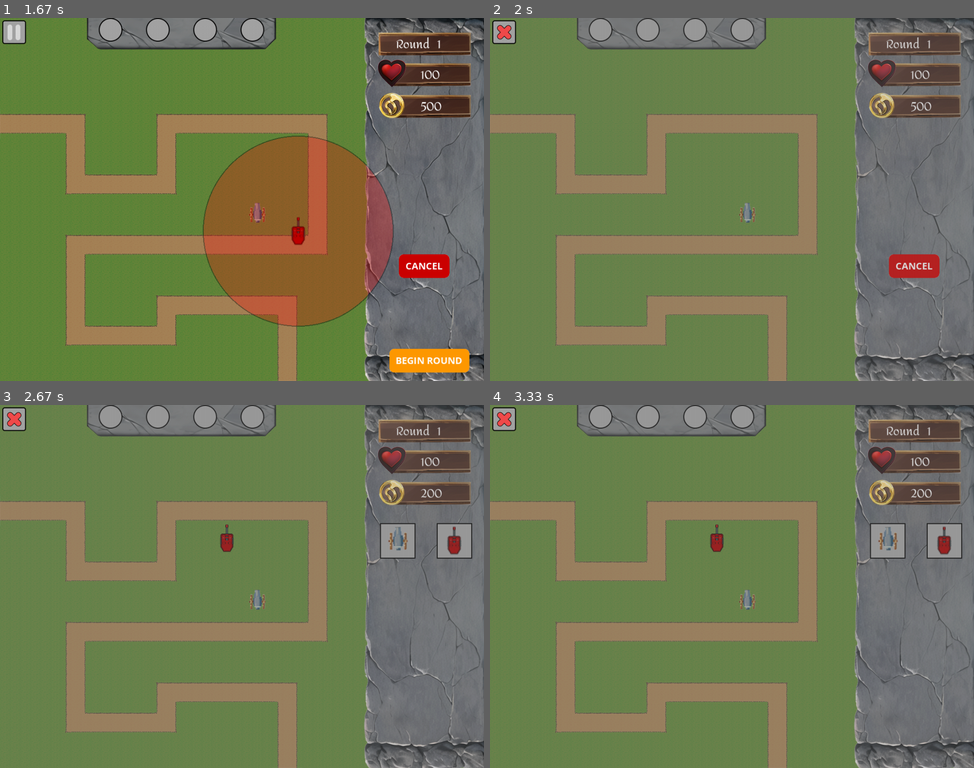
Above: before the commit, frames 1-4 (two rows, left to right).
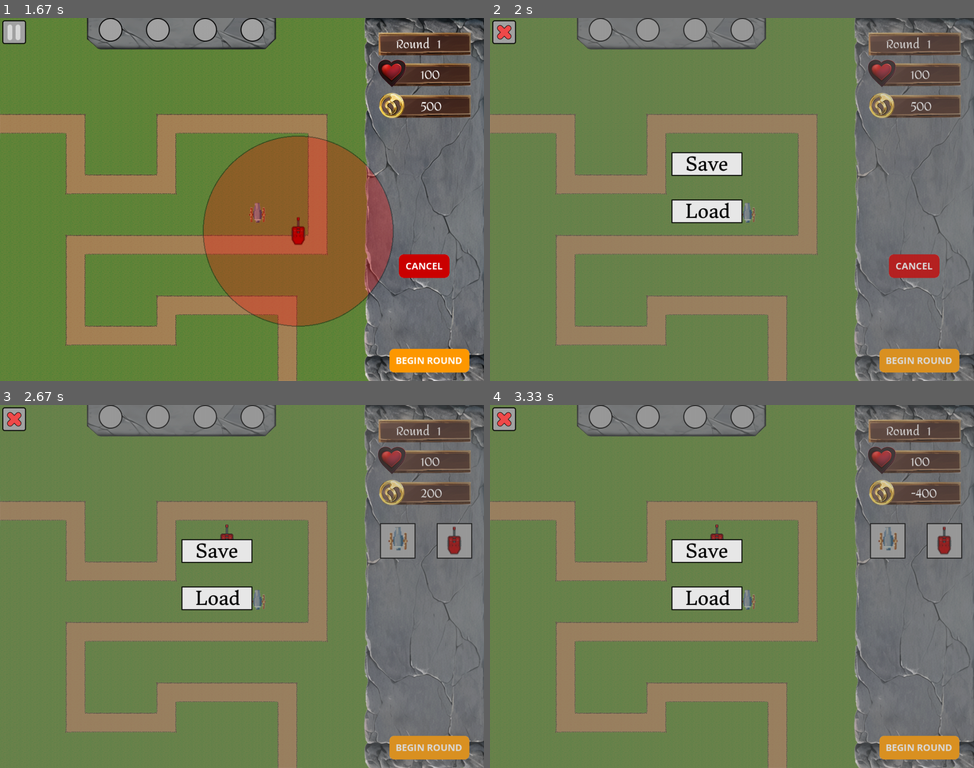
Above: after the commit, the same moments.

Repository: peter5454/PyGame
Game: pygame game, started from main.py
Same seed, same stepped clock (60 frames per second), same inputs: the game is played once before the commit and once after it.
Inputs (mouse positions are in pixels of both pictures, inside the frame that each line leads up to):
- Up to frame 1 (1.67 s): click (396, 152) at 0.38 s; click (246, 224) at 0.72 s; click (454, 152) at 1.05 s; click (300, 232) at 1.38 s
- Up to frame 2 (2 s): click (504, 32) at 1.72 s
- Up to frame 3 (2.67 s): click (217, 550) at 2.22 s
- Up to frame 4 (3.33 s): click (717, 524) at 2.72 s; click (664, 510) at 3.05 s

Frame 1 is identical in both runs. In frame 2, 3.0% of the frame differs, in the area x 37-97%, y 36-98%; in frame 3, 3.0%; in frame 4, 3.1%, in the area x 37-97%, y 23-98%.

Commit message:
need to finish

Diff:
--- /dev/null
+++ b/Saves/save1.csv
@@ -0,0 +1,2 @@
+money,health,level
+650,100,1
--- /dev/null
+++ b/Saves/save1_turrets.csv
@@ -0,0 +1,3 @@
+x,y,upgrade_level,turret_type
+3,3,1,TURRET_CANNON
+3,4,1,TURRET_TURRET
--- a/main.py
+++ b/main.py
@@ -7,6 +7,7 @@
 from turrets import Turret
 from airstrike import airstrike
 import math as mt
+import csv
 from turrets_data import TURRET_DATA
 
 #initialise pygame
@@ -80,6 +81,8 @@
 sell_image = pg.image.load('assets/images/buttons/sell.png').convert_alpha()
 pause_button_image = pg.image.load('assets/images/buttons/pause_button.png').convert_alpha()
 exit_button_image = pg.image.load('assets/images/buttons/exit_button.png').convert_alpha()
+load_button_image = pg.image.load('assets/images/buttons/load_button.png').convert_alpha()
+save_button_image = pg.image.load('assets/images/buttons/save_button.png').convert_alpha()
 
 #create groups
 enemy_group = pg.sprite.Group()
@@ -99,7 +102,8 @@
 airstrike_ability4 = Button((c.SCREEN_WIDTH-c.SIDE_PANEL)/2 + 125, 0, airstrike_ability_image)
 pause_button = Button(5,5, pause_button_image)
 exit_button = Button(5,5, exit_button_image)
-
+save_button = Button((c.SCREEN_WIDTH-c.SIDE_PANEL)/2, c.SCREEN_HEIGHT / 2 - 100, save_button_image)
+load_button = Button((c.SCREEN_WIDTH-c.SIDE_PANEL)/2, c.SCREEN_HEIGHT / 2, load_button_image)
 
 
 #load json data for level
@@ -147,10 +151,11 @@
   else:
     print ("Out of Money")
 
-def create_turret(mouse_pos,turret_name,animation_sheet,upgraded_animation_sheet):
+def create_turret(mouse_pos,turret_name,animation_sheet,upgraded_animation_sheet,upgrade_level):
   #close = False
   mouse_tile_x = mouse_pos[0] // c.TILE_SIZE
   mouse_tile_y = mouse_pos[1] // c.TILE_SIZE
+  print (mouse_tile_x,mouse_tile_y)
   #calculate the sequential number of the tile
   mouse_tile_num = (mouse_tile_y * c.COLS) + mouse_tile_x
   #check if that tile is grass
@@ -166,20 +171,11 @@
             space_is_free = False
       #if it is a free space then create turret
       if space_is_free == True:
-        new_turret = Turret(animation_sheet, mouse_tile_x, mouse_tile_y,turret_name,upgraded_animation_sheet)
+        new_turret = Turret(animation_sheet, mouse_tile_x, mouse_tile_y,turret_name,upgraded_animation_sheet,upgrade_level)
         turret_group.add(new_turret)
-        #deduct cost of turret
-        world.money -= new_turret.cost
         selected_turret = None
         return True
-      """
-      close = overlapping_turrets(mouse_pos)
-      if close == False:
-        turret_group.add(new_turret)
-        return True
-      else:
-        return False
-      """
+  return False
 
 def tile_occupied(mouse_pos):
   mouse_tile_x = mouse_pos[0] // c.TILE_SIZE
@@ -222,6 +218,66 @@
       #print (turret)
       return turret
 
+def save():
+  file = open("saves/save1.csv", "w")
+  file.write('money,health,level' + '\n' + str(c.MONEY) + ','+ str(c.HEALTH) + ',' + str(world.level))
+  file.close()
+
+  file = open("saves/save1_turrets.csv", "w")
+  file.write('')
+  file.close()
+
+  file = open("saves/save1_turrets.csv", "a")
+  file.write("x,y,upgrade_level,turret_type")
+  for turret in turret_group:
+    file.write("\n{},{},{},{}".format(turret.tile_x, turret.tile_y, turret.upgrade_level, turret.turret_type))
+  file.close
+
+def load():
+  turret_group.empty()
+
+  with open('saves/save1.csv', newline='') as constants_file:
+    reader = csv.DictReader(constants_file)
+    for row in reader:
+      c.MONEY = row['money']
+      c.HEALTH = row['health']
+      world.level = int(row['level'])
+
+
+  with open('saves/save1_turrets.csv', newline='') as turret_file:
+    turret_reader = csv.DictReader(turret_file)
+    rows = 0
+    sprite_sheet = [[] for _ in range(1000)]
+    sprite_upgraded_sheet = [[] for _ in range(1000)]
+    for row in turret_reader:
+      x = row['x']
+      y = row['y']
+      upgrade_level = row['upgrade_level']
+      turret_type = row['turret_type']
+      rows += 1
+
+    for row in range(rows):
+      if turret_type[row] == "TURRET_TURRET":
+        sprite_sheet[row] = turret_sheet2
+        print(sprite_sheet[row])
+        sprite_upgraded_sheet[row] = (upgraded_sheet2)
+      if turret_type == "TURRET_CANNON":
+        sprite_sheet[row] = (turret_sheet)
+        sprite_upgraded_sheet[row] = (upgraded_sheet)
+      else:
+        print(325235)
+
+    if rows > 0:
+      for i in range(len(x)):
+        print(532523523)
+        print(int(upgrade_level[i]))
+        print(turret_type[i])
+        print(sprite_sheet[i])
+        print(sprite_sheet)
+        create_turret((int(x[i]) * c.TILE_SIZE, int(y[i]) * c.TILE_SIZE), turret_type, sprite_sheet[i], sprite_upgraded_sheet[i],int(upgrade_level[i]))
+        print (turret_group)
+
+
 #game loop
 run = True
 while run:
@@ -322,7 +378,7 @@
     if placing_turrets == False and selected_turret == None:
       if turret_button.draw(screen):
         turret_equipped = TURRET_DATA.get("TURRET_CANNON", None)
-        new_turret = Turret(turret_sheet,0,0,turret_equipped[0]['name'],upgraded_sheet)
+        new_turret = Turret(turret_sheet,0,0,turret_equipped[0]['name'],upgraded_sheet,1)
         if world.money >= new_turret.cost:
           placing_turrets = True
         else:
@@ -330,7 +386,7 @@
 
       if turret_button2.draw(screen):
         turret_equipped = TURRET_DATA.get("TURRET_TURRET", None)
-        new_turret = Turret(turret_sheet2,0,0,turret_equipped[0]['name'],upgraded_sheet2)
+        new_turret = Turret(turret_sheet2,0,0,turret_equipped[0]['name'],upgraded_sheet2,1)
         if world.money >= new_turret.cost:
           placing_turrets = True
         else:
@@ -427,9 +483,18 @@
       if not placing_turrets and selected_turret is None:
         turret_button.draw2(screen)
         turret_button2.draw2(screen)
+
       if placing_ability or selected_turret or placing_turrets:
         cancel_button.draw2(screen)
+
+      if level_started == False:
+        begin_button.draw2(screen)
       draw_circ(128,128,128,1000,(c.SCREEN_WIDTH/2,c.SCREEN_HEIGHT/2))
+
+      if load_button.draw(screen):
+        load()
+      if save_button.draw(screen):
+        save()
 
       if exit_button.draw(screen):
         game_over = False
@@ -478,9 +543,11 @@
         selected_turret = None
         clear_selected()
         if placing_turrets == True:
-          place_turret = create_turret(mouse_pos,turret_equipped[0]['name'],new_turret.sprite_sheet,new_turret.sprite_upgraded_sheet)
-          turret_time = pg.time.get_ticks()
+          if world.money >= turret_equipped[0]['cost']:
+            place_turret = create_turret(mouse_pos,turret_equipped[0]['name'],new_turret.sprite_sheet,new_turret.sprite_upgraded_sheet,1)
+            turret_time = pg.time.get_ticks()
         if place_turret:
+          world.money -= new_turret.cost
           placing_turrets = False
         if pg.time.get_ticks() > turret_time + 10:
           if placing_turrets == False:
--- a/turrets.py
+++ b/turrets.py
@@ -6,10 +6,11 @@
 class Turret(pg.sprite.Sprite):
 
 
-    def __init__(self,sprite_sheet,tile_x,tile_y,Turret_type,sprite_upgraded_sheet):
+    def __init__(self,sprite_sheet,tile_x,tile_y,Turret_type,sprite_upgraded_sheet,upgrade_level):
         pg.sprite.Sprite.__init__(self)
         self.tile_x = tile_x
         self.tile_y = tile_y
+        self.upgrade_level = upgrade_level
 
         #calculate center coordinates
         self.x = (self.tile_x + 0.5) * c.TILE_SIZE
@@ -34,11 +35,17 @@
         self.rect.center = (self.x, self.y)
 
         #variables
-        self.upgrade_level = 1
+
         self.max_level = len(TURRET_DATA)
         self.selected = False
         self.target = None
-        self.type = TURRET_DATA.get(Turret_type, [])
+        self.turret_type = Turret_type
+        print(self.turret_type)
+        self.type = TURRET_DATA.get(self.turret_type, [])
+        print(self.upgrade_level - 1)
+        print(self.type)
+        print(self.type[self.upgrade_level - 1])
+
         self.range = self.type[self.upgrade_level - 1].get("range")
 
 
@@ -53,6 +60,8 @@
 
     def load_images(self):
         #extract individual images from he sprite sheet
+        if self.upgrade_level == 2:
+            self.sprite_sheet = self.sprite_upgraded_sheet
         size = self.sprite_sheet.get_height()
         animation_list = []
         for x in range (c.ANIMATION_STEPS):
Binary file added: assets/images/buttons/Load_button.png
Binary file added: assets/images/buttons/Save_button.png
